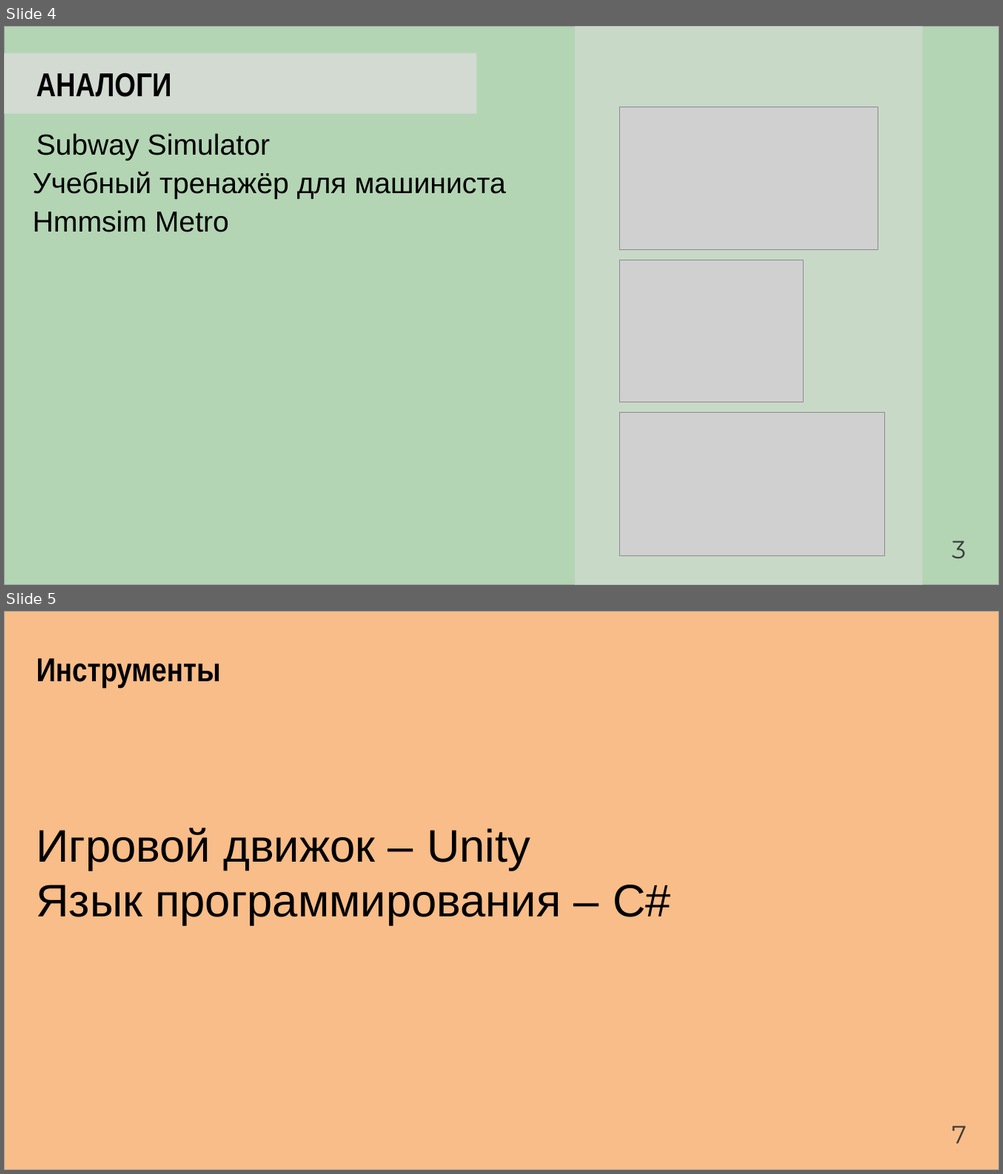
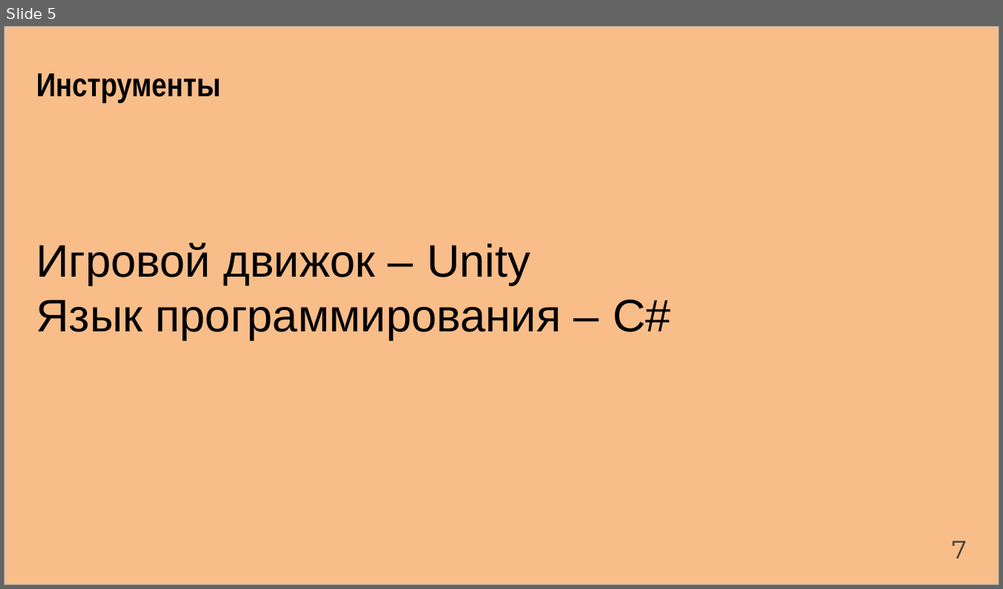
Before and after one commit to Artemor31/Files, a slide deck: Готовые части/NormPreza.pptx. Shown one above the other, each under a label of ours: slides 4 and 5 before the commit, slide 5 after it. The pictures are 1003x1174 and 1003x589 pixels, drawn with LibreOffice and Linux fonts; fonts in the diff are those of the drawing; grey boxes stand for pictures. Boxes give left, top, right and bottom in pixels: in the first picture for what was removed or moved away, otherwise in the second. Text is boxed around its words. In the diff, an @@ line names an element or a change of style, - is before the commit and + after.

```diff
--- a/Готовые части/NormPreza.pptx
+++ b/Готовые части/NormPreza.pptx
@@ slide 4 removed at (4, 26, 999, 585), background #FFFFFF @@
@@ rectangle removed at (4, 26, 999, 585) @@
@@ rectangle removed at (575, 26, 922, 585) @@
@@ rectangle removed at (4, 53, 476, 113) @@
@@ text removed at (37, 73, 172, 97) @@
-АНАЛОГИ
@@ picture removed at (620, 107, 878, 250) @@
@@ text removed at (37, 133, 270, 161) @@
-Subway Simulator
@@ text removed at (33, 172, 506, 199) @@
-Учебный тренажёр для машиниста
@@ text removed at (33, 210, 229, 232) @@
-Hmmsim Metro
@@ picture removed at (620, 261, 803, 402) @@
@@ picture removed at (620, 413, 884, 557) @@
@@ text removed at (951, 541, 965, 559) @@
-3
```
Also in this commit, not shown: 10 slides changed, 2 slides added, 2 other slides removed, 1 other file.
